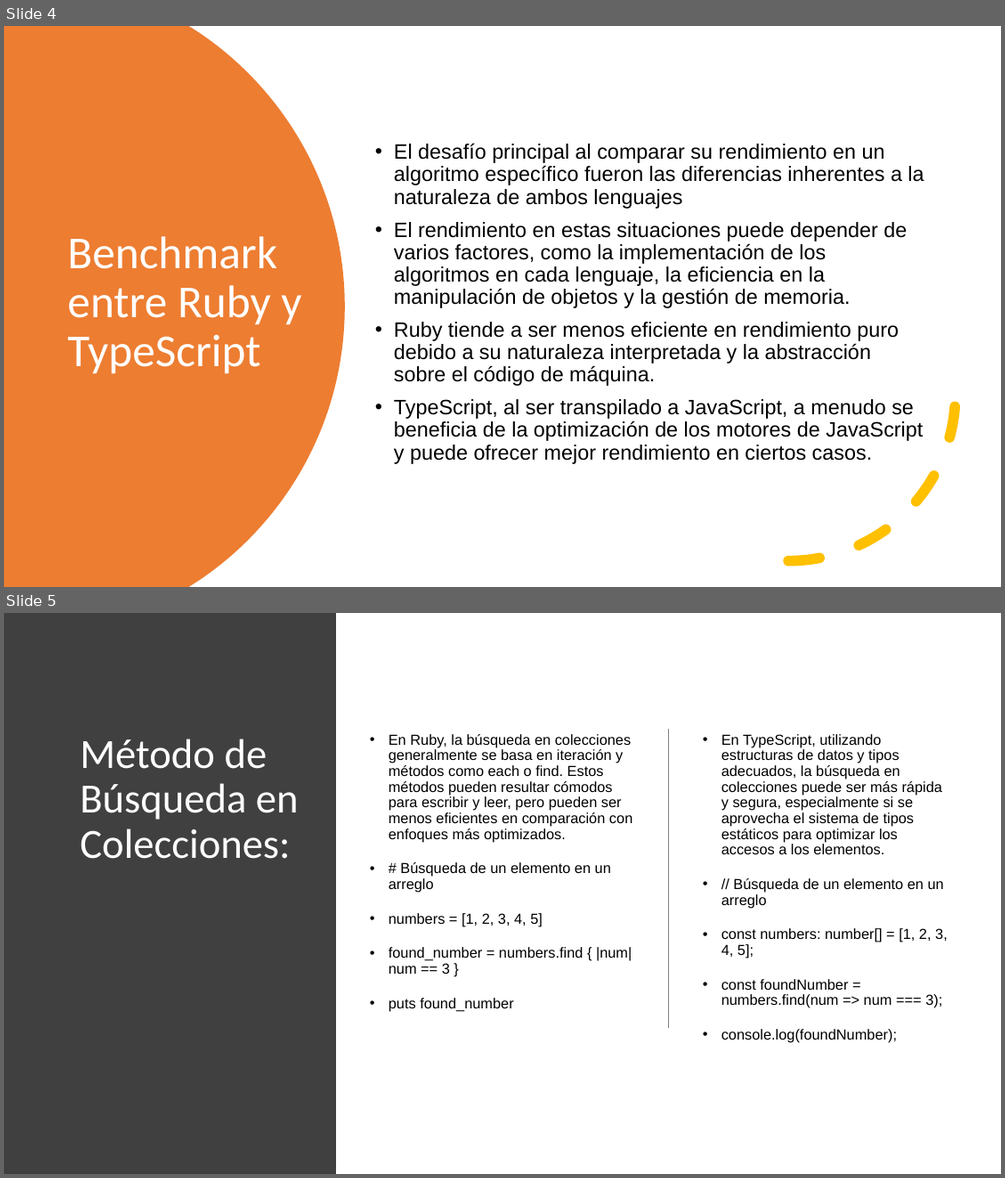
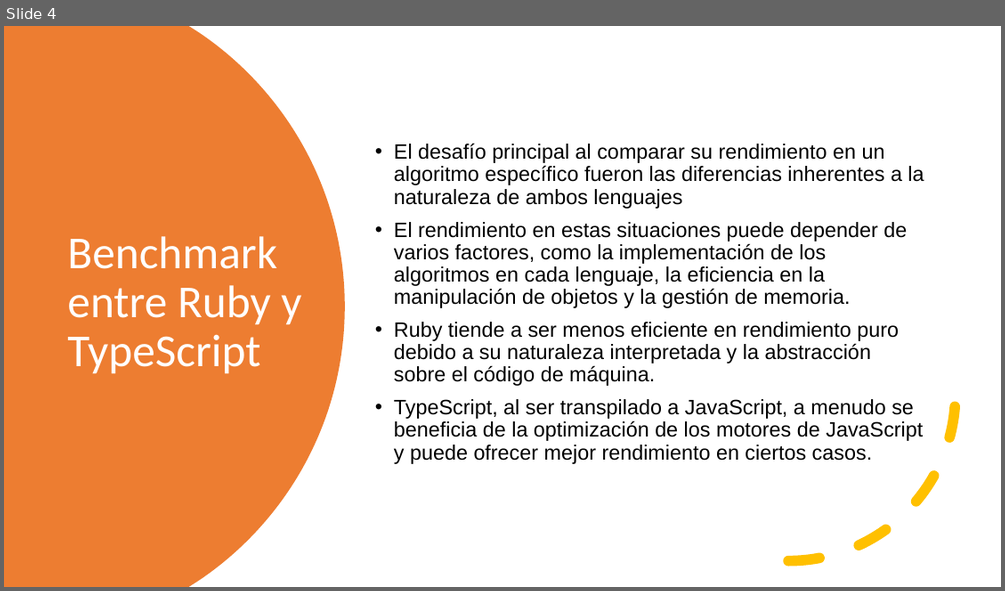
Before and after one commit to sandreu95/tp-teorico-ssl, a slide deck: PPT TP Teorico.pptx. Shown one above the other, each under a label of ours: slides 4 and 5 before the commit, slide 4 after it. The pictures are 1005x1178 and 1005x591 pixels, drawn with LibreOffice and Linux fonts; fonts in the diff are those of the drawing. Boxes give left, top, right and bottom in pixels: in the first picture for what was removed or moved away, otherwise in the second. Text is boxed around its words. In the diff, an @@ line names an element or a change of style, - is before the commit and + after.

```diff
--- a/PPT TP Teorico.pptx
+++ b/PPT TP Teorico.pptx
@@ slide 5 removed at [4,613,1001,1174], background #FFFFFF @@
@@ rectangle removed at [4,613,336,1174] @@
@@ title removed at [80,738,299,859] @@
-Método de Búsqueda en Colecciones:
@@ text removed at [388,734,632,1011] @@
-• En Ruby, la búsqueda en colecciones generalmente se basa en iteración y métodos como each o find. Estos métodos pueden resultar cómodos para escribir y leer, pero pueden ser menos eficientes en comparación con enfoques más optimizados.
-• # Búsqueda de un elemento en un arreglo
-• numbers = [1, 2, 3, 4, 5]
-• found_number = numbers.find { |num| num == 3 }
-• puts found_number
@@ line removed from (669, 728) to (669, 1027) @@
@@ text removed at [721,734,947,1043] @@
-• En TypeScript, utilizando estructuras de datos y tipos adecuados, la búsqueda en colecciones puede ser más rápida y segura, especialmente si se aprovecha el sistema de tipos estáticos para optimizar los accesos a los elementos.
-• // Búsqueda de un elemento en un arreglo
-• const numbers: number[] = [1, 2, 3, 4, 5];
-• const foundNumber = numbers.find(num => num === 3);
-• console.log(foundNumber);
```
Also in this commit, not shown: 2 slides changed, 4 slides added, 1 other slide removed, 9 other files.
